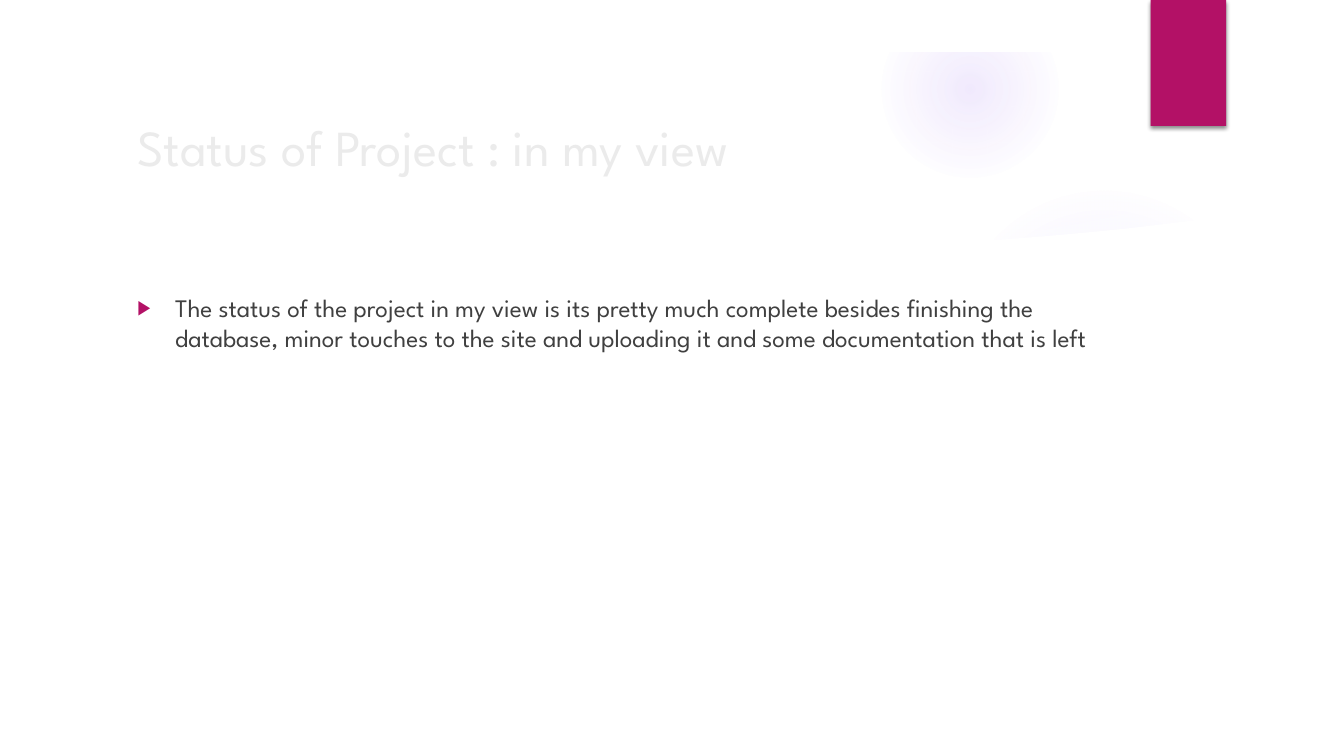
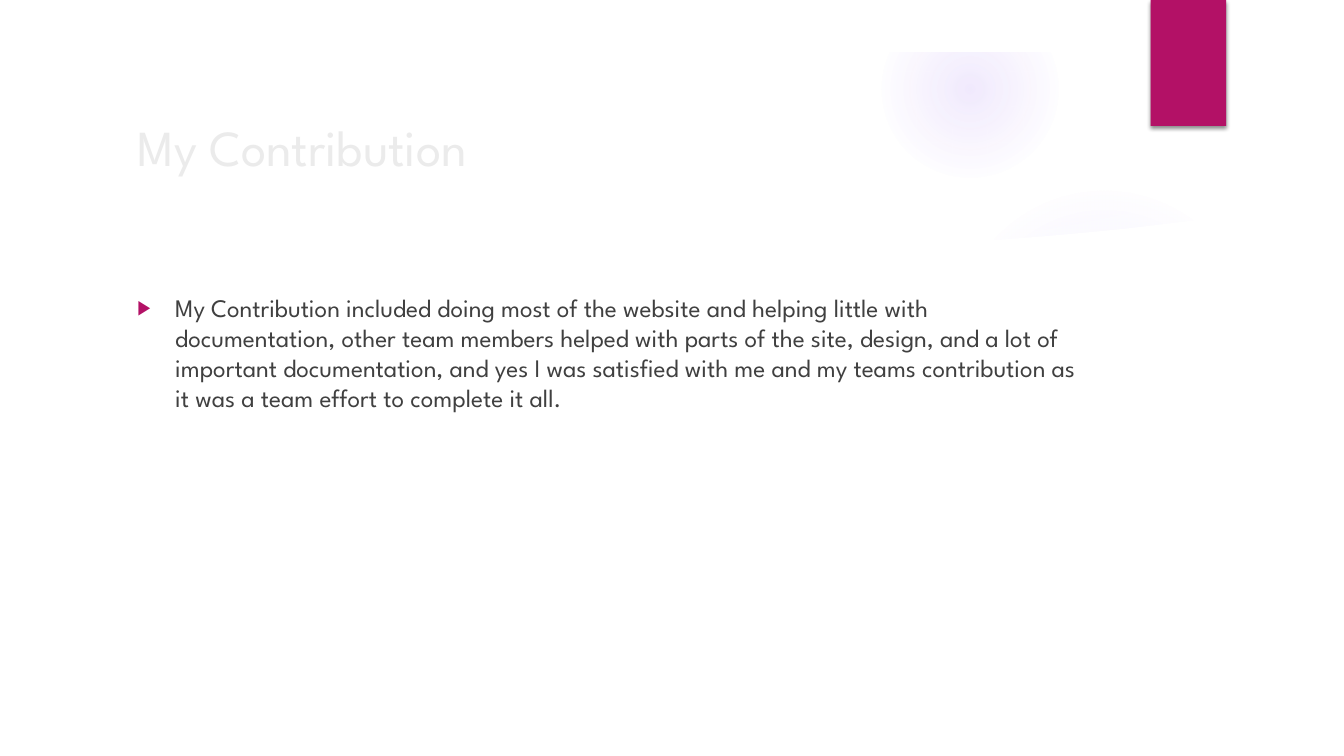
Before and after one commit to ztm004/MeezyCutz, a slide deck: slide 2 of Meezy Individual report Zack.pptx. Drawn at 1344x756 pixels with LibreOffice and Linux fonts; fonts in the diff are those of the drawing; background and template pictures are left out. Boxes give left, top, right and bottom in pixels: in the first picture for what was removed or moved away, otherwise in the second. Text is boxed around its words. In the diff, an @@ line names an element or a change of style, - is before the commit and + after.

```diff
--- a/Meezy Individual report Zack.pptx
+++ b/Meezy Individual report Zack.pptx
@@ title at [127,107,1093,185]: text changed @@
-Status of Project : in my view
+My Contribution
@@ text at [175,299,1075,413]: text changed @@
-▶ The status of the project in my view is its pretty much complete besides finishing the database, minor touches to the site and uploading it and some documentation that is left
+▶ My Contribution included doing most of the website and helping little with documentation, other team members helped with parts of the site, design, and a lot of important documentation, and yes I was satisfied with me and my teams contribution as it was a team effort to complete it all.
```
Also in this commit, not shown: 1 other slide changed, 1 slide added, 1 slide removed.
